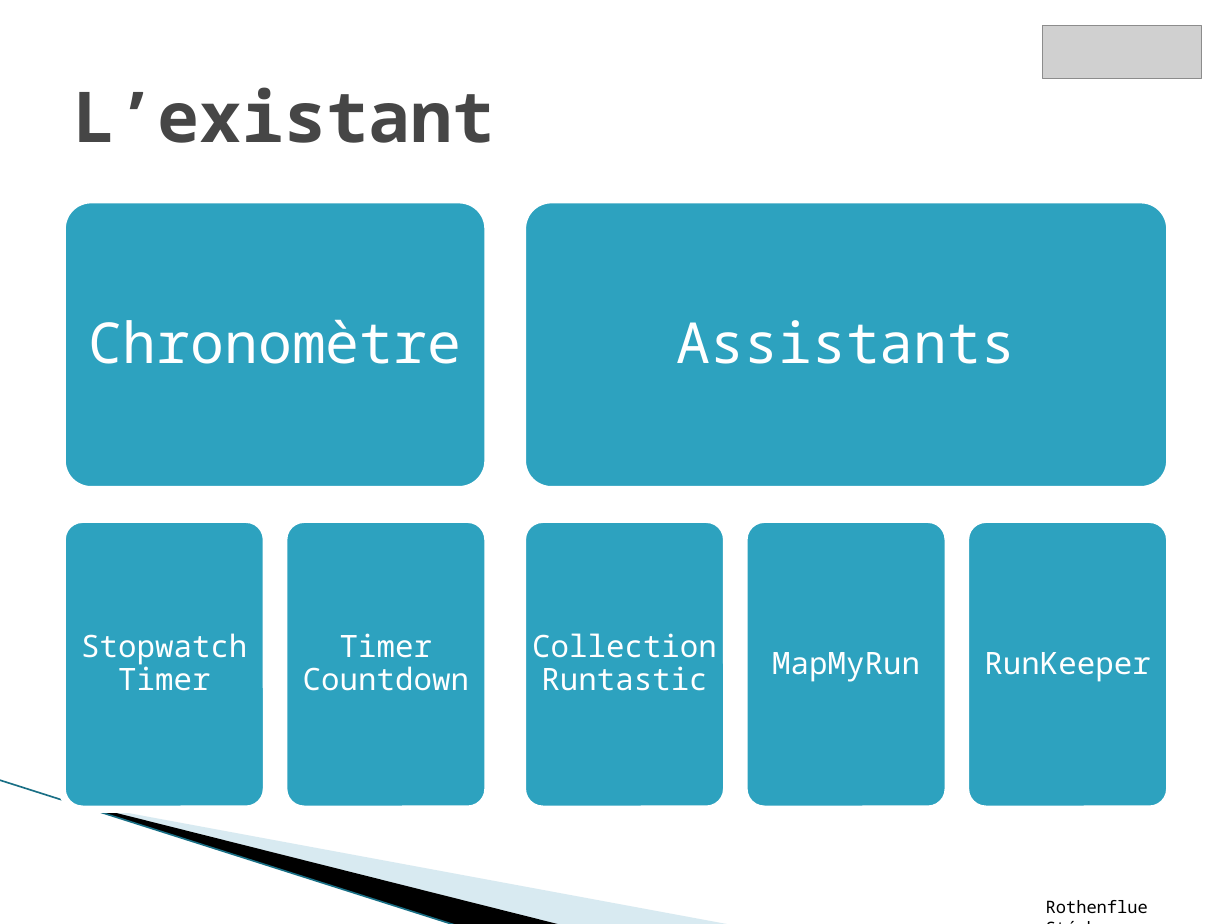
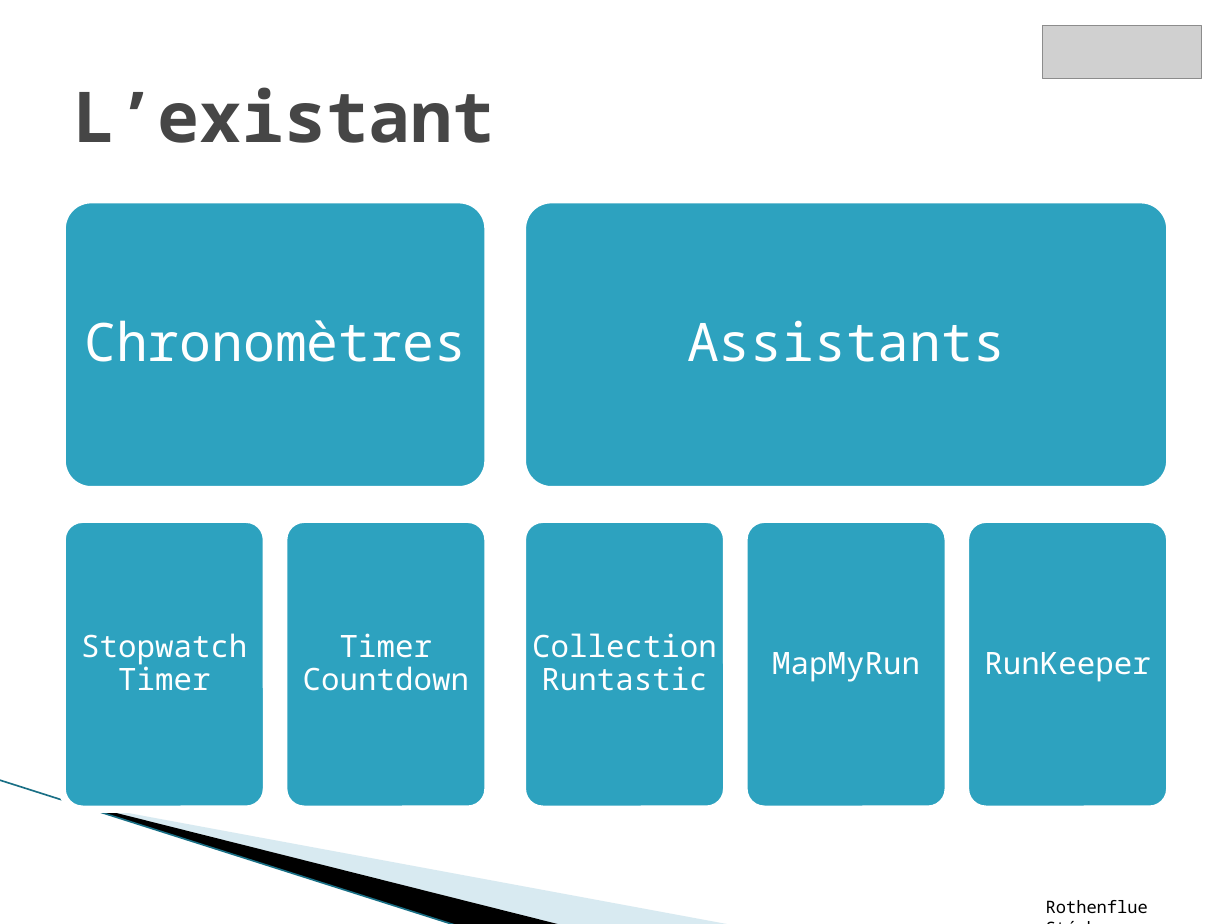
Before and after one commit to Rothen68/projet-RChrono, a slide deck: slide 5 of Cahier des charges + analyse/Presentation dossier projet.pptx (slide 4 before the commit). Drawn at 1232x924 pixels with LibreOffice and Linux fonts; fonts in the diff are those of the drawing; grey boxes stand for pictures; background and template pictures are left out. Boxes give left, top, right and bottom in pixels: in the first picture for what was removed or moved away, otherwise in the second. Text is boxed around its words. In the diff, an @@ line names an element or a change of style, - is before the commit and + after.

```diff
--- a/Cahier des charges + analyse/Presentation dossier projet.pptx
+++ b/Cahier des charges + analyse/Presentation dossier projet.pptx
@@ text "Assistants" at (687,320,1005,362): size 33 to 31 pt @@
@@ text at (84,320,466,362): text changed; size 33 to 31 pt @@
-Chronomètre
+Chronomètres
```
Also in this commit, not shown: 3 slides added, 20 other files.
